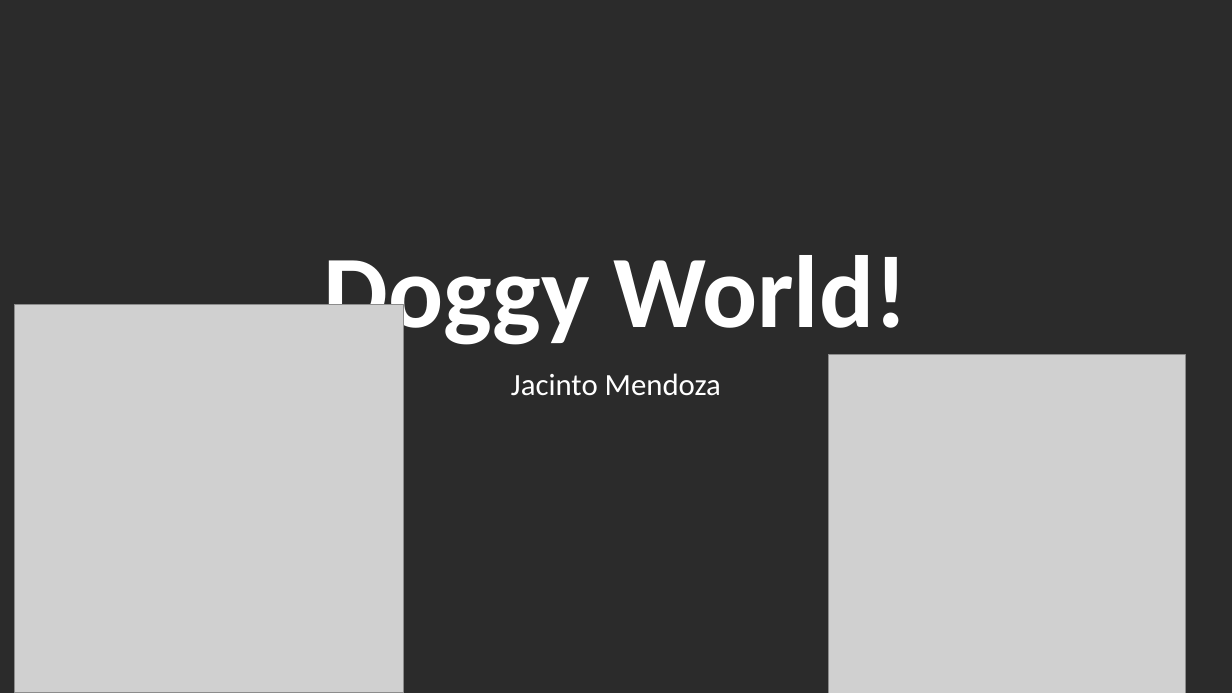
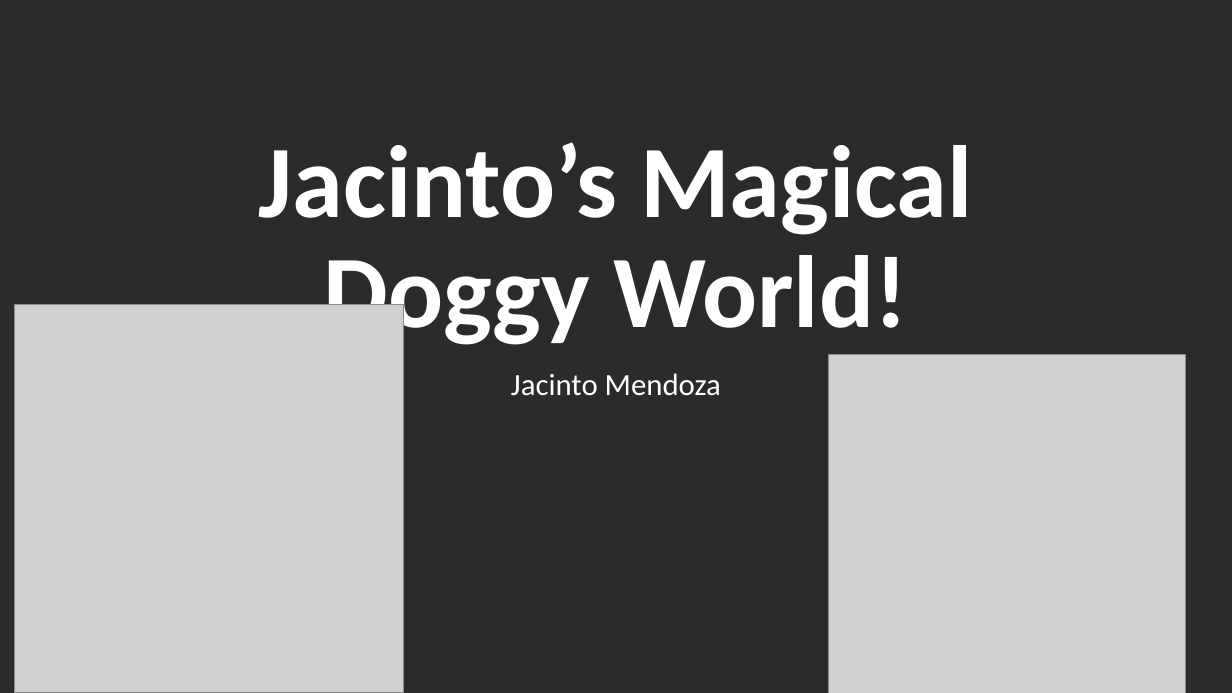
Before and after one commit to jacintomendoza/Dog-webpage, a slide deck: slide 1 of Presentation.pptx. Drawn at 1232x693 pixels with LibreOffice and Linux fonts; fonts in the diff are those of the drawing; grey boxes stand for pictures; background and template pictures are left out; a plain dark background stands for a picture behind light text. Boxes give left, top, right and bottom in pixels: in the first picture for what was removed or moved away, otherwise in the second. Text is boxed around its words. In the diff, an @@ line names an element or a change of style, - is before the commit and + after.

```diff
--- a/Presentation.pptx
+++ b/Presentation.pptx
@@ title at (259, 142, 972, 351): text changed @@
-Doggy World!
+Jacinto’s Magical Doggy World!
```
Also in this commit, not shown: 2 other slides changed, 3 other files.
